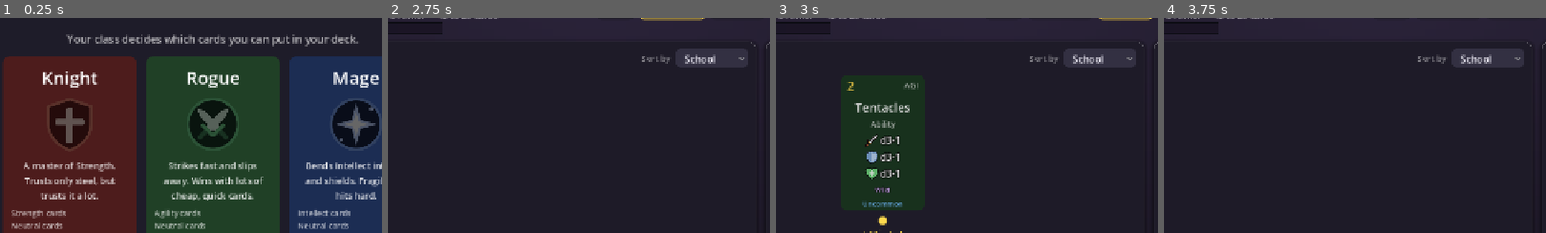
Above: before the commit, frames 1-4 (left to right).
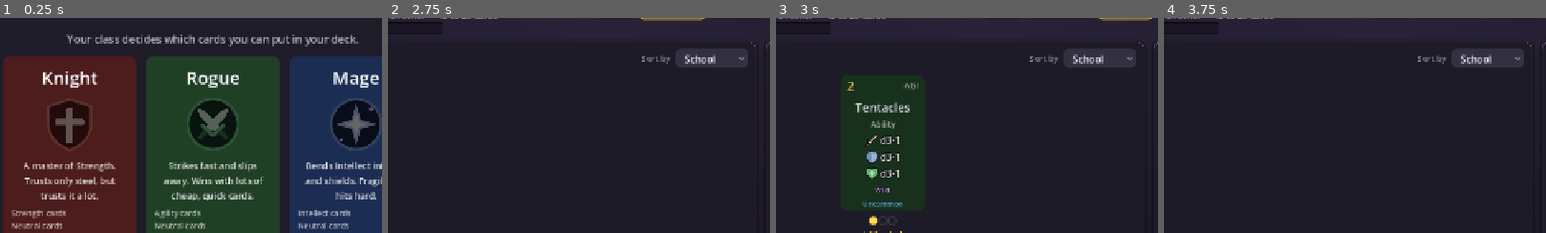
Above: after the commit, the same moments.

Repository: DustyOBrien/card-game
Game: Godot game, scene res://scenes/character_select.tscn
Same seed, same stepped clock (60 frames per second), same inputs: the game is played once before the commit and once after it.
Inputs:
- Up to frame 1 (0.25 s): no input
- Up to frame 2 (2.75 s): click "Choose" at 0.5 s; click "All 9" at 1.25 s; click "Strength 0" at 2 s
- Up to frame 3 (3 s): click "Agility 1" at 2.75 s
- Up to frame 4 (3.75 s): click "Intellect 0" at 3.5 s
The pictures show only the part of the screen within x 22-72%, y 10-60%; the shares and areas given below are measured in that part.

Frames 1-2 are identical in both runs. In frame 3, 0.2% of the frame differs, in the area x 24-32%, y 92-97%; in frame 4, nothing differs.

Commit message:
Deck builder dots show every copy you own, even above the class limit
The Adventurer's school cards showed a single dot. Now they show all
owned copies, with "In deck (max 1)" once the one allowed is in.

Co-Authored-By: Claude Opus 5.5 (1M context) <noreply@anthropic.com>
Claude-Session: https://claude.ai/code/session_01CUVK6GvsHNmAo5aDb8Qykf

Diff:
--- a/scripts/deck_builder.gd
+++ b/scripts/deck_builder.gd
@@ -222,7 +222,9 @@
 		var limit := rules.max_copies_of(card_data)
 		if rules.max_cards_per_school > 0 and not card_data.is_neutral():
 			limit = mini(limit, rules.max_cards_per_school)
-		parts.pips.text = "[center]%s[/center]" % make_pips(count, mini(owned, limit), limit)
+		# The dots always show all the copies you OWN, even when your class
+		# can only put fewer in the deck (the Adventurer's 1 per school).
+		parts.pips.text = "[center]%s[/center]" % make_pips(count, owned, GameState.MAX_COPIES)
 
 		var reason := rules.why_not(deck, card_data)
 		card.disabled = not reason.is_empty()
@@ -231,7 +233,8 @@
 			# Every copy you can use is already in. That's good news, so the
 			# card only dims a little and the note is gold.
 			card.modulate = ALL_IN_TINT
-			note.text = "✓ All in deck"
+			# "All in deck", or "In deck (max 1)" when the class allows fewer than you own.
+			note.text = "✓ All in deck" if count >= owned else "✓ In deck (max %d)" % limit
 			note.add_theme_color_override("font_color", GOLD)
 		elif card.disabled:
 			# Blocked by a rule: darken it and say why ("Deck is full"...).
@@ -250,13 +253,13 @@
 
 
 # The copy dots as BBCode: `in_deck` gold dots, then grey ones up to
-# `usable` (owned and allowed), then hollow ones up to `limit`.
-func make_pips(in_deck: int, usable: int, limit: int) -> String:
+# `owned`, then hollow ones up to `limit` (3).
+func make_pips(in_deck: int, owned: int, limit: int) -> String:
 	var text := ""
 	for i in limit:
 		if i < in_deck:
 			text += "[color=#ffd94d]●[/color]"
-		elif i < usable:
+		elif i < owned:
 			text += "[color=#ffffff66]●[/color]"
 		else:
 			text += "[color=#ffffff40]○[/color]"
Not shown, changed: README.md
